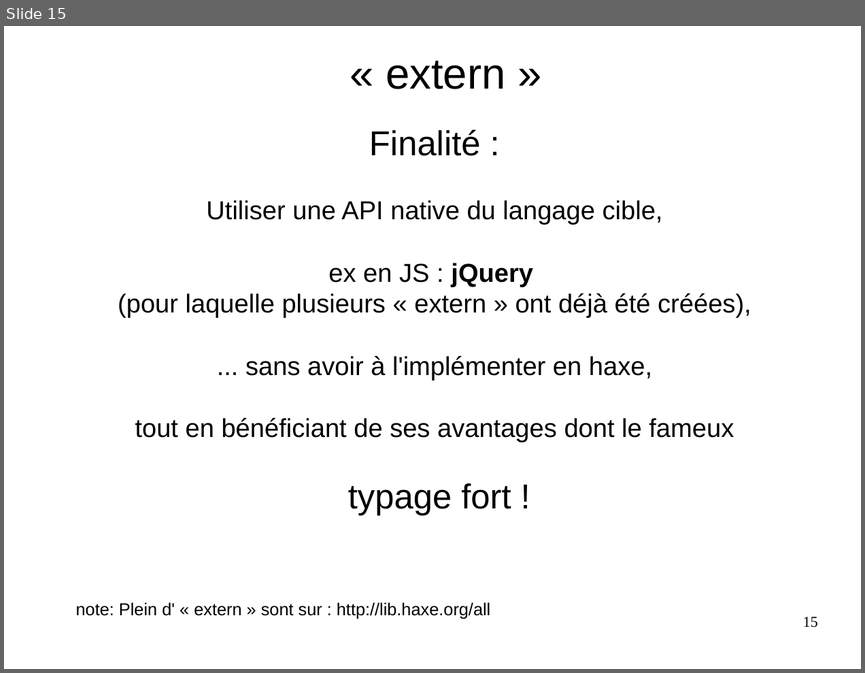
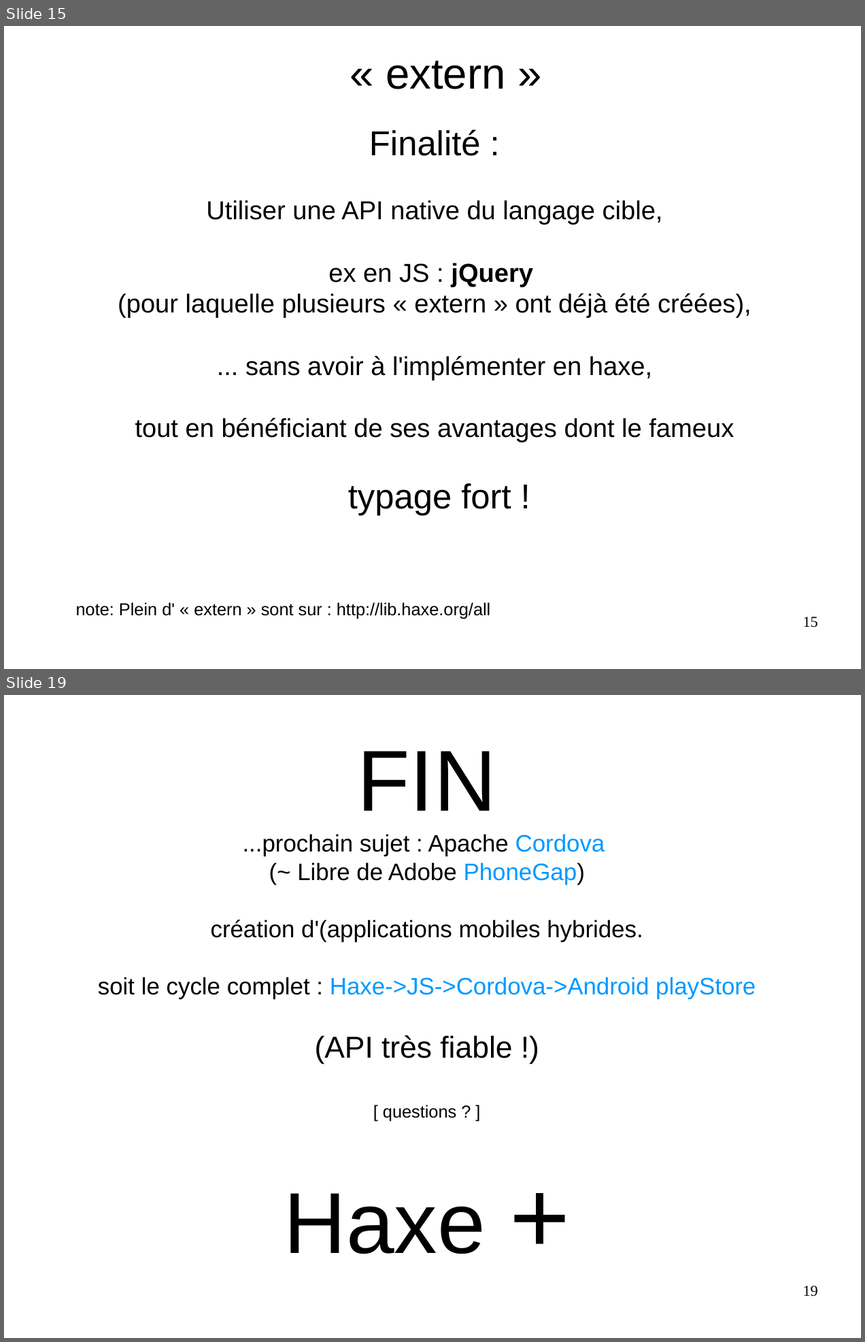
Before and after one commit to flashline/Haxetelier8, a slide deck: odp/haxetelier8.forMe.odp. Shown one above the other, each under a label of ours: slide 15 before the commit, slides 15 and 19 after it; the slides between them are not shown. The pictures are 865x673 and 865x1342 pixels, drawn with LibreOffice and Linux fonts; fonts in the diff are those of the drawing. Boxes give left, top, right and bottom in pixels: in the first picture for what was removed or moved away, otherwise in the second. Text is boxed around its words. In the diff, an @@ line names an element or a change of style, - is before the commit and + after.

```diff
--- a/odp/haxetelier8.forMe.odp
+++ b/odp/haxetelier8.forMe.odp
@@ slide 19 added at [4, 695, 861, 1338], background #FFFFFF @@
@@ text added at [98, 751, 755, 1254], 22 pt, text #000000 @@
+FIN
+...prochain sujet : Apache Cordova
+(~ Libre de Adobe PhoneGap)
+création d'(applications mobiles hybrides.
+soit le cycle complet : Haxe->JS->Cordova->Android playStore
+(API très fiable !)
+[ questions ? ]
+Haxe +
@@ page number added at [803, 1285, 818, 1296], 14 pt, text #000000 @@
+19
```
Also in this commit, not shown: 2 slides changed, 2 other slides added, 1 slide removed, 11 other files.
